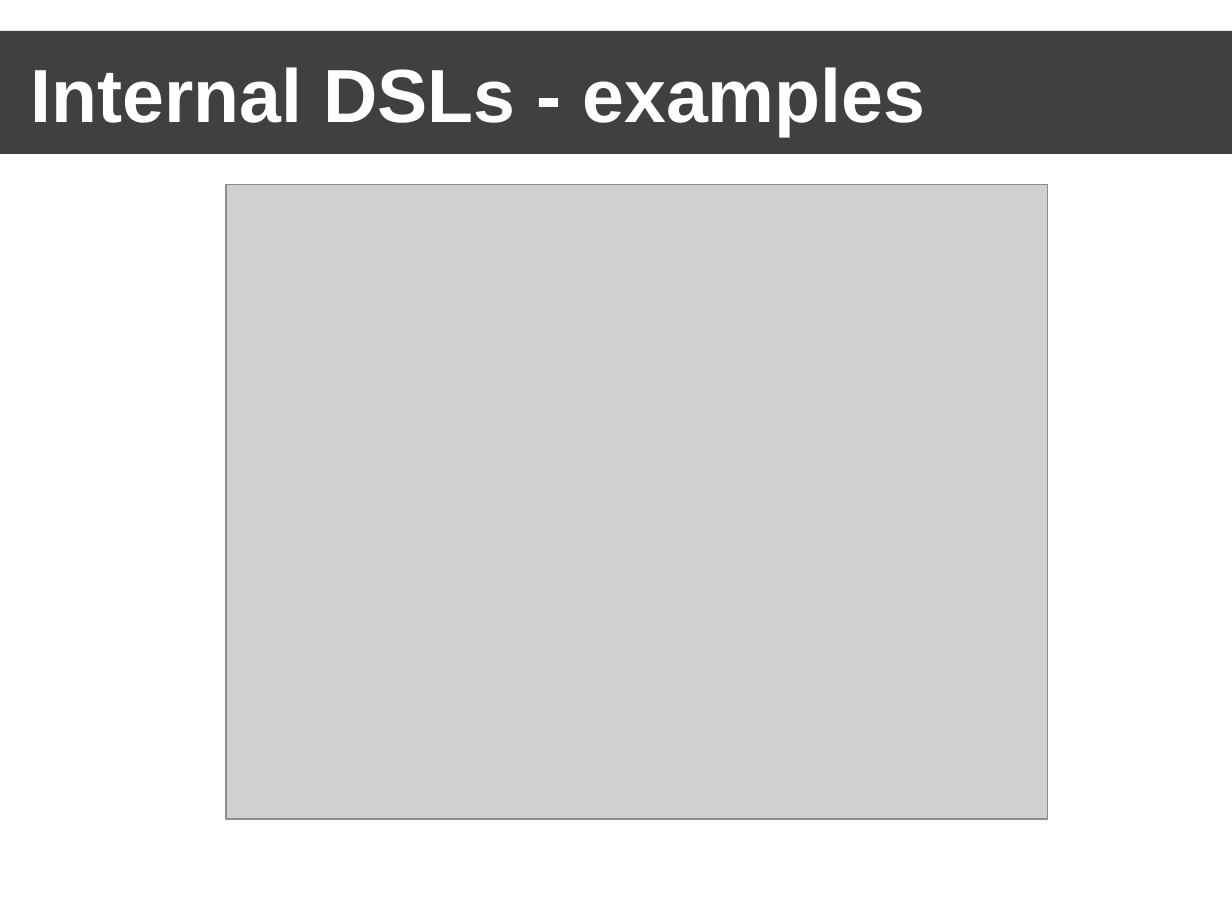
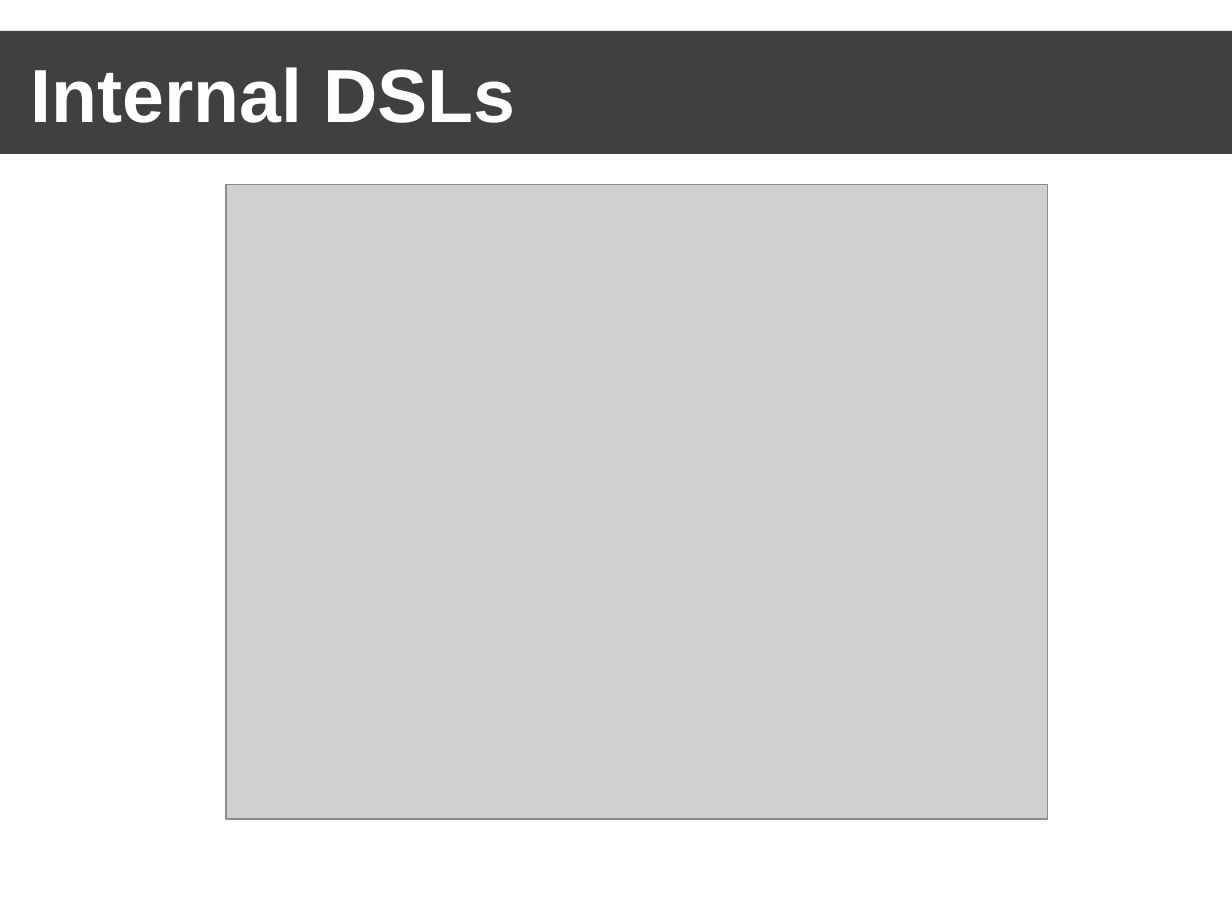
Before and after one commit to jbogard/presentations, a slide deck: slide 4 of BuildingExternalDSLs/Building External DSLs.pptx (slide 6 before the commit). Drawn at 1232x924 pixels with LibreOffice and Linux fonts; fonts in the diff are those of the drawing; grey boxes stand for pictures; background and template pictures are left out. Boxes give left, top, right and bottom in pixels: in the first picture for what was removed or moved away, otherwise in the second. Text is boxed around its words. In the diff, an @@ line names an element or a change of style, - is before the commit and + after.

```diff
--- a/BuildingExternalDSLs/Building External DSLs.pptx
+++ b/BuildingExternalDSLs/Building External DSLs.pptx
@@ title at [31, 67, 515, 123]: text changed @@
-Internal DSLs - examples
+Internal DSLs
```
Also in this commit, not shown: 3 other slides changed, 2 slides added, 5 slides removed, 39 other files.
